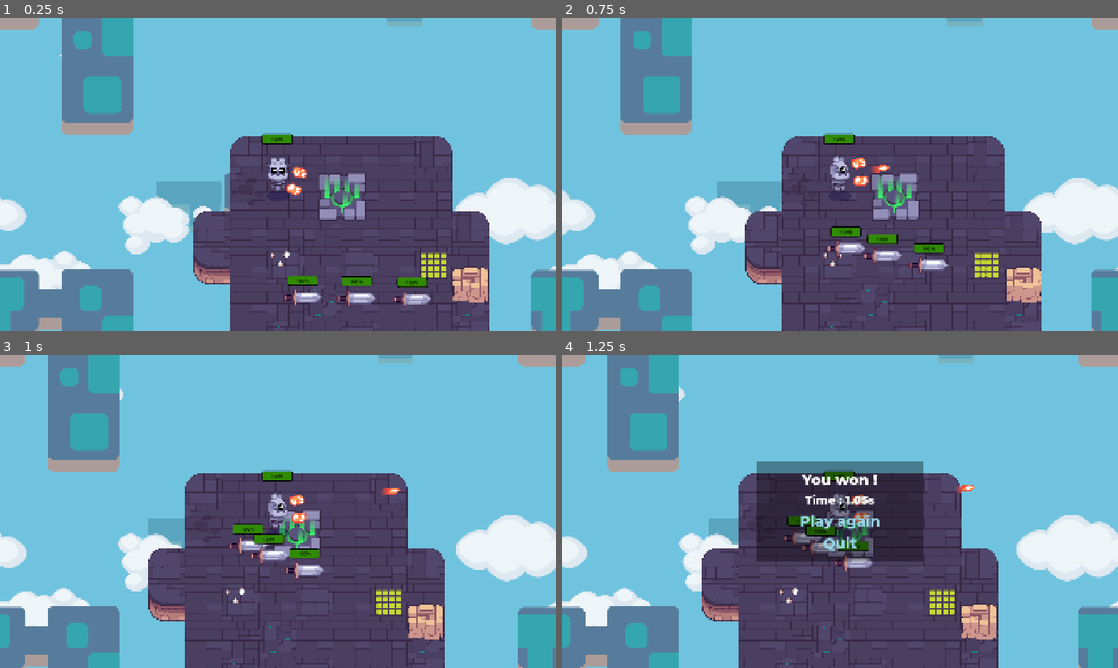
Above: before the commit, frames 1-4 (two rows, left to right).
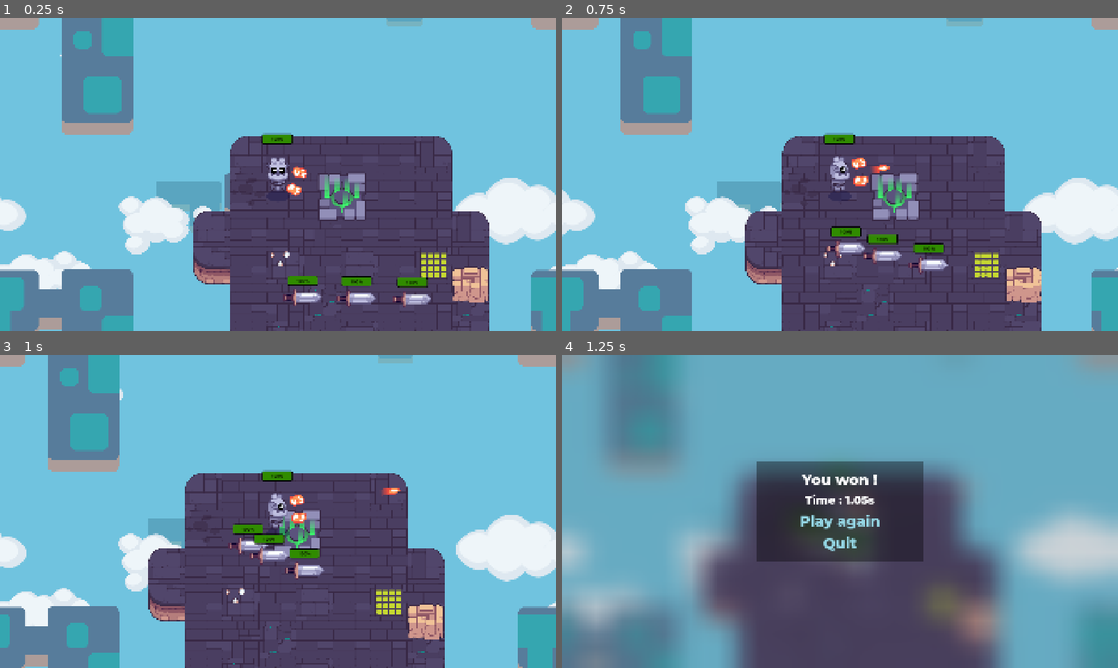
Above: after the commit, the same moments.

Repository: iFryTheReal/GDQuestTweenStick
Game: Godot game, scene res://levels/level_1.tscn
Two runs of this game, one before a commit and one after it. Both use one fixed random seed, a clock stepped at 60 frames per second and the inputs below. The project has no main scene, so this scene is started directly. Sound files missing from this copy of the repository are replaced by a short silence.
Inputs (mouse positions are in pixels of both pictures, inside the frame that each line leads up to):
- Up to frame 1 (0.25 s): no input
- Up to frame 2 (0.75 s): tap Enter at 0.5 s; move the mouse to (962, 158) at 0.52 s; hold D (move_right) from 0.53 s (still down); hold E (interact) from 0.53 s (still down); click (962, 158) at 0.67 s
- Up to frame 3 (1 s): keep holding D (move_right); keep holding E (interact)
- Up to frame 4 (1.25 s): keep holding D (move_right); keep holding E (interact)

Frames 1-3 are identical in both runs. In frame 4, 70% of the frame differs, in the area x 0-100%, y 0-100%.

Commit message:
Add blur to end menu and particules to teleporter

Diff:
--- a/teleporter/teleporter.tscn
+++ b/teleporter/teleporter.tscn
@@ -1,8 +1,9 @@
-[gd_scene load_steps=5 format=3 uid="uid://bqwac15wys7j3"]
+[gd_scene load_steps=6 format=3 uid="uid://bqwac15wys7j3"]
 
 [ext_resource type="Script" uid="uid://chefvinny07jy" path="res://teleporter.gd" id="1_ky83x"]
 [ext_resource type="Texture2D" uid="uid://cwurq7yvv5xdu" path="res://teleporter/teleporter_base.png" id="2_111yd"]
 [ext_resource type="Texture2D" uid="uid://cb5e2w7i8756i" path="res://teleporter/teleporter_beam_green.png" id="3_jn234"]
+[ext_resource type="Texture2D" uid="uid://bvq8qshecx2by" path="res://teleporter/teleporter_particle_green.png" id="4_111yd"]
 
 [sub_resource type="CircleShape2D" id="CircleShape2D_tn6t4"]
 radius = 45.0
@@ -22,3 +23,8 @@
 [node name="CollisionShape2D" type="CollisionShape2D" parent="."]
 position = Vector2(80, 144)
 shape = SubResource("CircleShape2D_tn6t4")
+
+[node name="CPUParticles2D" type="CPUParticles2D" parent="."]
+position = Vector2(80, 144)
+emitting = false
+texture = ExtResource("4_111yd")
--- a/ui/end_menu.tscn
+++ b/ui/end_menu.tscn
@@ -1,6 +1,7 @@
-[gd_scene load_steps=10 format=3 uid="uid://cojqqhb3k67q1"]
+[gd_scene load_steps=12 format=3 uid="uid://cojqqhb3k67q1"]
 
 [ext_resource type="FontFile" uid="uid://djfuvgrnv54kr" path="res://common/title_font.tres" id="1_4ksec"]
+[ext_resource type="Shader" uid="uid://bsf1a25jxwlv1" path="res://common/shaders/blur_and_tint.gdshader" id="1_sewyj"]
 [ext_resource type="Script" uid="uid://bilc28thtpgl4" path="res://ui/end_menu.gd" id="2_bje0f"]
 
 [sub_resource type="StyleBoxFlat" id="StyleBoxFlat_bje0f"]
@@ -39,6 +40,13 @@
 PanelContainer/styles/panel = SubResource("StyleBoxFlat_mqpo8")
 VBoxContainer/constants/separation = 15
 
+[sub_resource type="ShaderMaterial" id="ShaderMaterial_sewyj"]
+shader = ExtResource("1_sewyj")
+shader_parameter/blur_amount = 4.50000021375
+shader_parameter/tint = Color(0.2594356, 0.2799391, 0.3063575, 1)
+shader_parameter/tint_strength = 0.2000000095
+shader_parameter/saturation = 1.0
+
 [node name="EndMenu" type="CenterContainer"]
 anchors_preset = 15
 anchor_right = 1.0
@@ -47,6 +55,11 @@
 grow_vertical = 2
 theme = SubResource("Theme_mv1gt")
 script = ExtResource("2_bje0f")
+
+[node name="ColorRect" type="ColorRect" parent="."]
+material = SubResource("ShaderMaterial_sewyj")
+custom_minimum_size = Vector2(1920, 1080)
+layout_mode = 2
 
 [node name="Panel" type="PanelContainer" parent="."]
 layout_mode = 2
